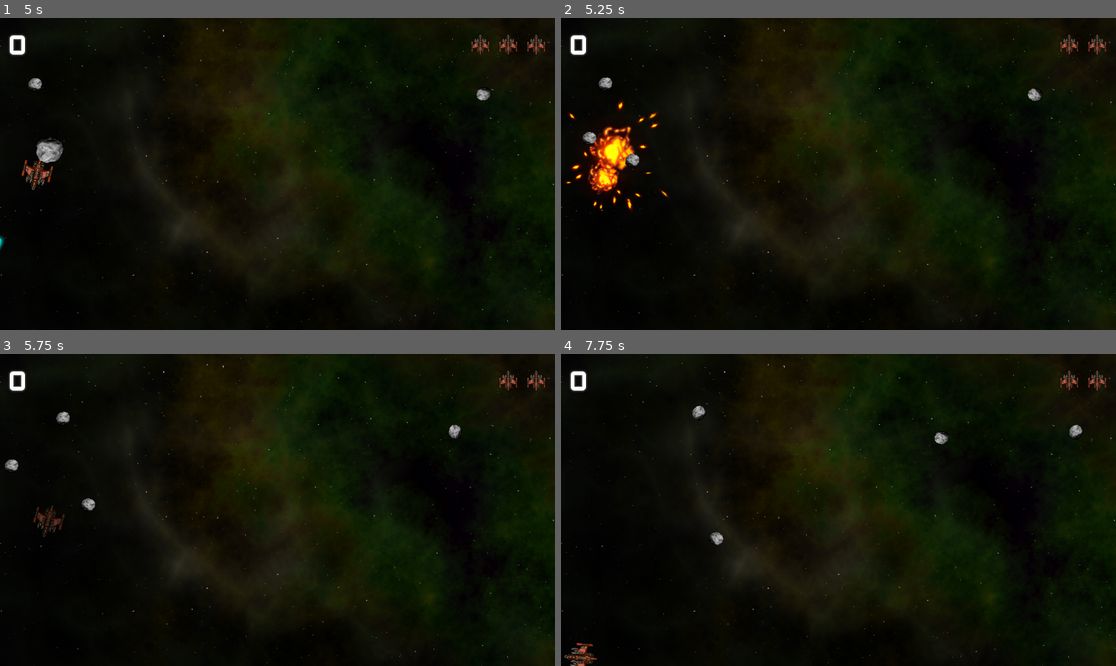
Above: before the commit, frames 1-4 (two rows, left to right).
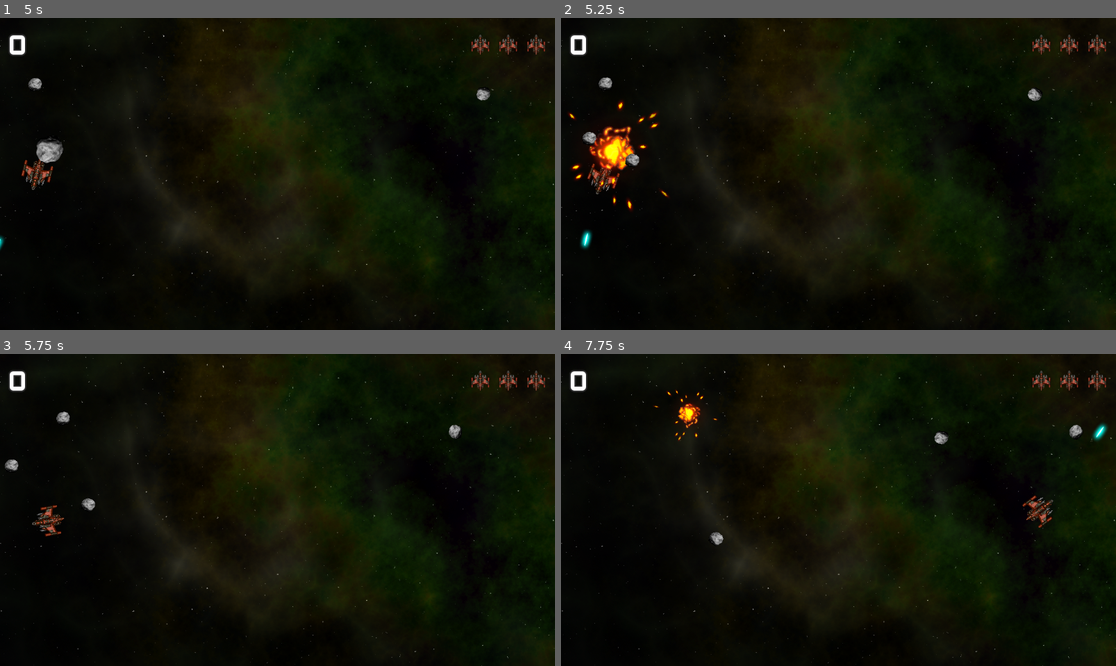
Above: after the commit, the same moments.

Repository: Nordtwig/rockin-roids
Game: Godot game, scene res://main/main.tscn
Same seed, same stepped clock (60 frames per second), same inputs: the game is played once before the commit and once after it.
Inputs (mouse positions are in pixels of both pictures, inside the frame that each line leads up to):
- Up to frame 1 (5 s): click (277, 214) at 0.5 s; tap Enter at 1.25 s; hold Space (shoot) 1.28-2.03 s; hold W (thrust) 1.28-2.78 s; tap Space (shoot) at 2.1, 3.6 s; hold Space (shoot) 2.78-3.53 s; hold A (rotate_left) from 2.78 s (still down); hold Space (shoot) from 4.28 s (still down)
- Up to frame 2 (5.25 s): release A (rotate_left) at 5.03 s; release Space (shoot) at 5.03 s; hold D (rotate_right) from 5.03 s (still down); tap Space (shoot) at 5.1 s
- Up to frame 3 (5.75 s): keep holding D (rotate_right)
- Up to frame 4 (7.75 s): release D (rotate_right) at 5.78 s; hold W (thrust) 5.78-6.53 s; hold Space (shoot) 5.78-6.53 s; hold D (rotate_right) from 6.53 s (still down); tap Space (shoot) at 6.6 s; hold Space (shoot) from 7.28 s (still down)

Frame 1 is identical in both runs. In frame 2, 0.7% of the frame differs, in the area x 0-89%, y 5-74%; in frame 3, 0.4%; in frame 4, 1.1%, in the area x 0-99%, y 5-100%.

Commit message:
set up player shield, enemy bullets now hurt player

Diff:
--- a/bullet/enemy_bullet.gd
+++ b/bullet/enemy_bullet.gd
@@ -1,6 +1,7 @@
 extends Area2D
 
 @export var speed: float = 1000
+@export var damage: float = 15.0
 
 
 func _ready() -> void:
@@ -18,6 +19,8 @@
 
 
 func on_body_entered(body) -> void:
+    if body.name == "Player":
+        body.shield -= damage
     queue_free()
 
 
--- a/enemy/enemy.gd
+++ b/enemy/enemy.gd
@@ -67,3 +67,4 @@
     if body.is_in_group("rocks"):
         return
     explode()
+    body.shield -= 50
--- a/player/player.gd
+++ b/player/player.gd
@@ -2,6 +2,7 @@
 
 signal lives_changed
 signal dead
+signal shield_changed
 
 enum PlayerState {INIT, ALIVE, INVULNERABLE, DEAD}
 
@@ -13,6 +14,10 @@
 @export var bullet_scene: PackedScene
 @export var fire_rate: float = 0.25
 
+@export_group("Defence")
+@export var max_shield: float = 100.0
+@export var shield_regen: float = 5.0
+
 var current_state = PlayerState.INIT
 var thrust: Vector2 = Vector2.ZERO
 var rotation_direction: float = 0
@@ -20,6 +25,7 @@
 var can_shoot: bool = true
 var reset_position = false
 var lives = 0: set = set_lives
+var shield = 0: set = set_shield
 
 
 func _ready() -> void:
@@ -31,8 +37,9 @@
     _change_state(PlayerState.ALIVE)
 
 
-func _process(_delta) -> void:
+func _process(delta) -> void:
     _get_input()
+    shield += shield_regen * delta
 
 
 func _physics_process(_delta) -> void:
@@ -106,6 +113,16 @@
         _change_state(PlayerState.DEAD)
     else:
         _change_state(PlayerState.INVULNERABLE)
+        shield = max_shield
+
+
+func set_shield(value) -> void:
+    value = min(value, max_shield)
+    shield = value
+    shield_changed.emit(shield / max_shield)
+    if shield <= 0:
+        lives -= 1
+        explode()
 
 
 func reset() -> void:
@@ -117,9 +134,8 @@
 
 func on_body_entered(body) -> void:
     if body.is_in_group("rocks"):
+        shield -= body.size * 25
         body.explode()
-        lives -= 1
-        explode()
 
 
 func _on_gun_cooldown_timer_timeout() -> void:
